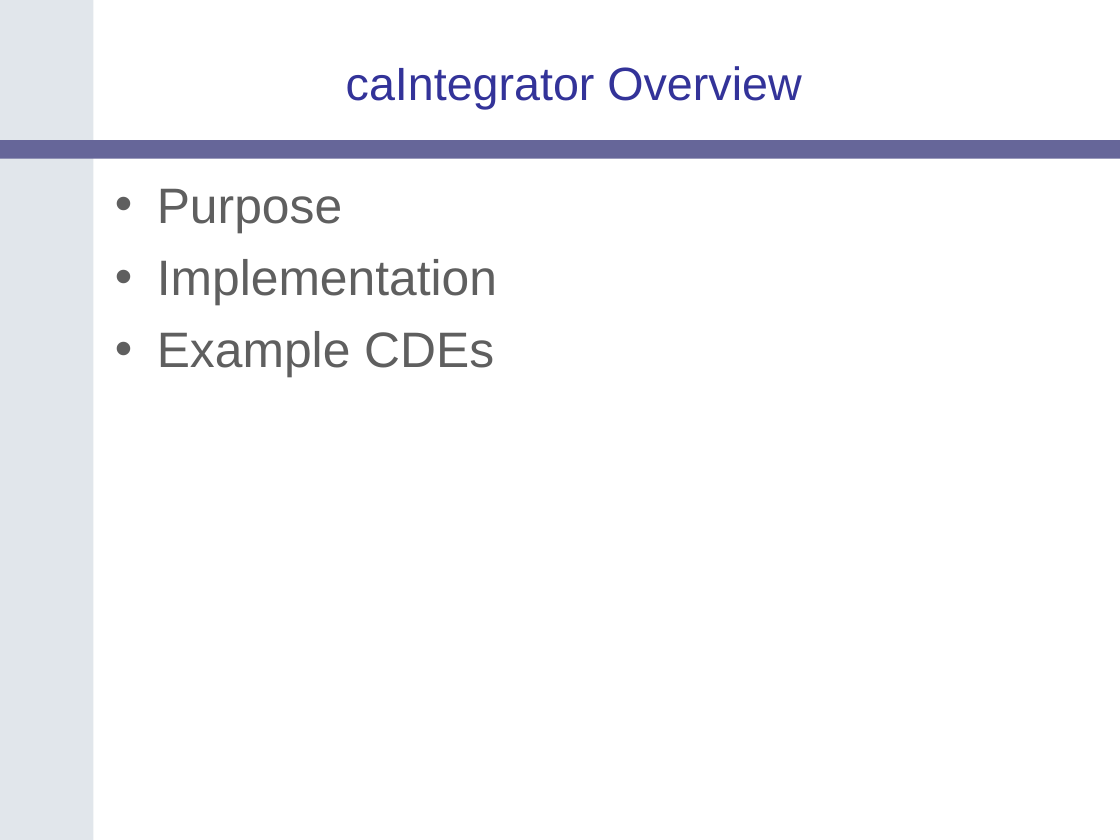
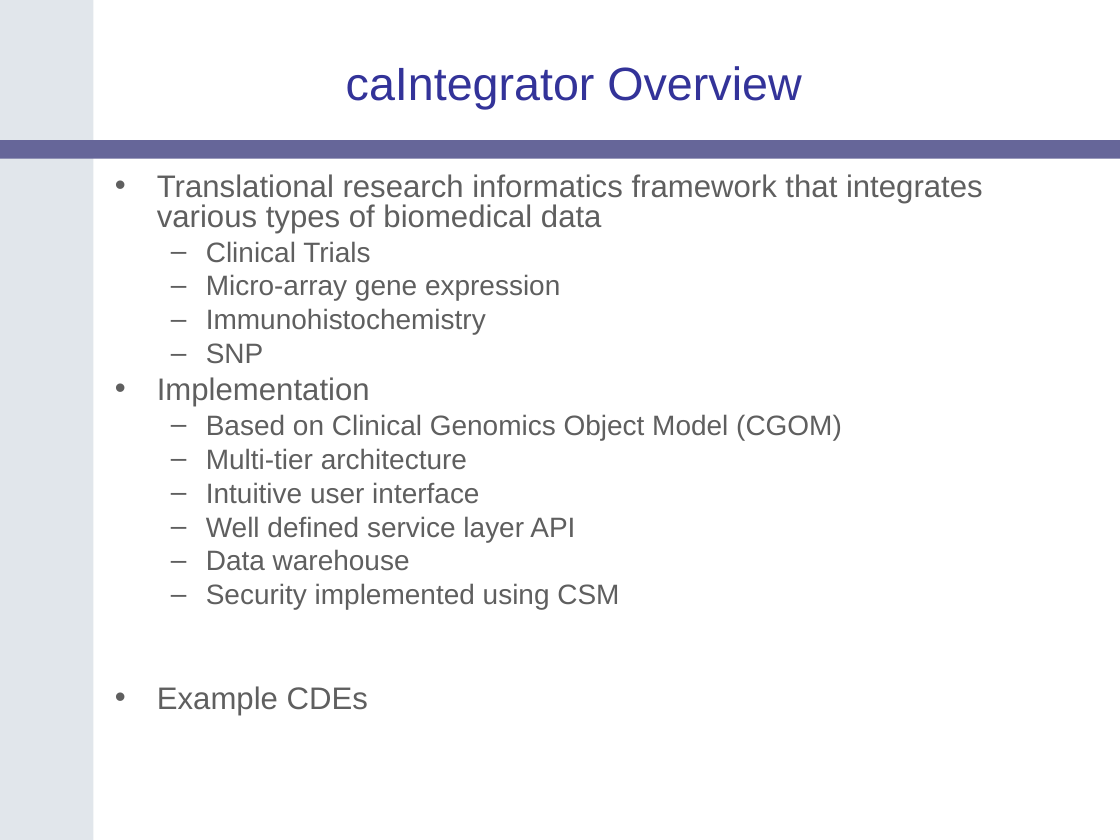
Before and after one commit to NCIP/catrip, a slide deck: slide 17 of catrip/documentation/presentations/catrip_f2f_2006_05/catrip_f2f_introduction_2006_05.ppt. Drawn at 1120x840 pixels with LibreOffice and Linux fonts; fonts in the diff are those of the drawing; background and template pictures are left out. Boxes give left, top, right and bottom in pixels: in the first picture for what was removed or moved away, otherwise in the second. Text is boxed around its words. In the diff, an @@ line names an element or a change of style, - is before the commit and + after.

```diff
--- a/catrip/documentation/presentations/catrip_f2f_2006_05/catrip_f2f_introduction_2006_05.ppt
+++ b/catrip/documentation/presentations/catrip_f2f_2006_05/catrip_f2f_introduction_2006_05.ppt
@@ text at (157, 174, 983, 364): text changed; size 32 to 20 pt @@
-• Purpose
+• Translational research informatics framework that integrates various types of biomedical data
+  – Clinical Trials
+  – Micro-array gene expression
+  – Immunohistochemistry
+  – SNP
@@ text at (157, 377, 370, 715): size 32 to 20 pt in "Implementation", "Example CDEs"; line spacing 1 to 0.8; less space between paragraphs @@
@@ text at (206, 414, 842, 610): paragraphs added @@
+  – Based on Clinical Genomics Object Model (CGOM)
+  – Multi-tier architecture
+  – Intuitive user interface
+  – Well defined service layer API
+  – Data warehouse
+  – Security implemented using CSM
```
Also in this commit, not shown: 7 other slides changed.
